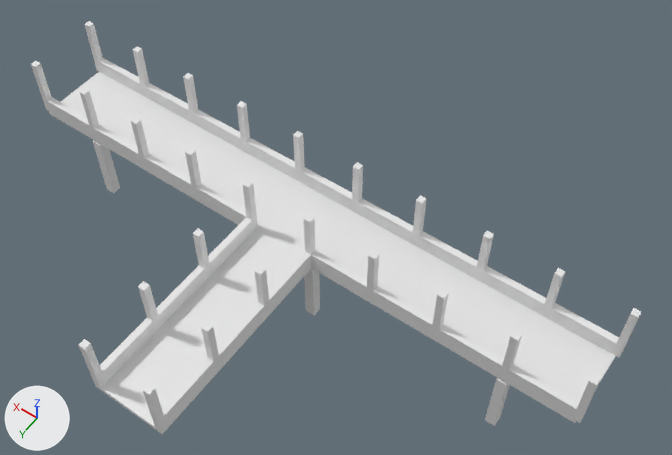
One commit to the OBJ model models/koyo/3dMap_east_bridge.obj: the scene before it, then after it.
Before and after are seen from a 50 mm lens placed at (-15.31, 37.58, 34.14), pointed at (-1.91, 18.81, 4.65). The lights are fixed; the arrows at lower left show +X, +Y and +Z. Where no turn or scale is listed for an object, it has been applied to the vertices.

The first picture shows 'base_B1_立方体.453', 'floor_B1_立方体.085', 'floor_BA_立方体.450', 'pillar_B1_立方体.089', 'pillar_BA_立方体.445', 'underWindow_B1-1_立方体.214', 'underWindow_B1-2_立方体.030', 'underWindow_BA_立方体.448'.
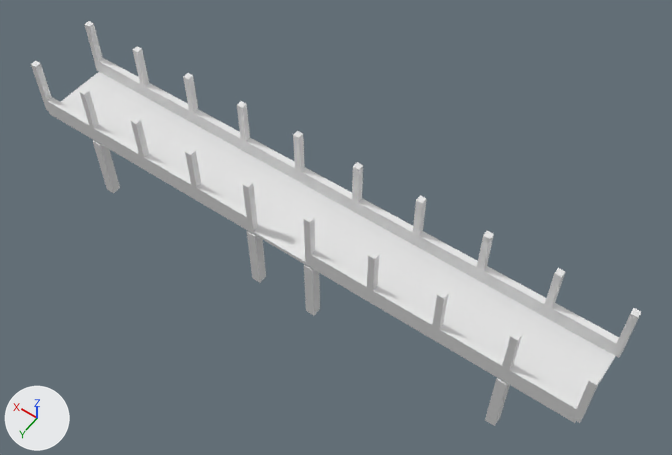
Changed parts and their boxes (x1, y1, x2, y2) in the pictures (672 x 455 px):
'floor_BA_立方体.450', deleted: before (95, 232, 311, 434)
'underWindow_BA_立方体.448', deleted: before (100, 217, 311, 425)
'pillar_BA_立方体.445', deleted: before (79, 228, 270, 432)

The change, as a diff of the scene's bpy script:
```diff
--- a/models/koyo/3dMap_east_bridge.obj.py
+++ b/models/koyo/3dMap_east_bridge.obj.py
@@ ob_floor_ba_立方体_450 @@
-ob_floor_ba_立方体_450 = bpy.data.objects.new('floor_BA_立方体.450', me_floor_ba_立方体_450)
-ob_floor_ba_立方体_450.location = (0.0, 0.0, 0.0)
@@ ob_pillar_ba_立方体_445 @@
-ob_pillar_ba_立方体_445 = bpy.data.objects.new('pillar_BA_立方体.445', me_pillar_ba_立方体_445)
-ob_pillar_ba_立方体_445.location = (0.0, 0.0, 0.0)
@@ ob_underwindow_ba_立方体_448 @@
-ob_underwindow_ba_立方体_448 = bpy.data.objects.new('underWindow_BA_立方体.448', me_underwindow_ba_立方体_448)
-ob_underwindow_ba_立方体_448.location = (0.0, 0.0, 0.0)
```
